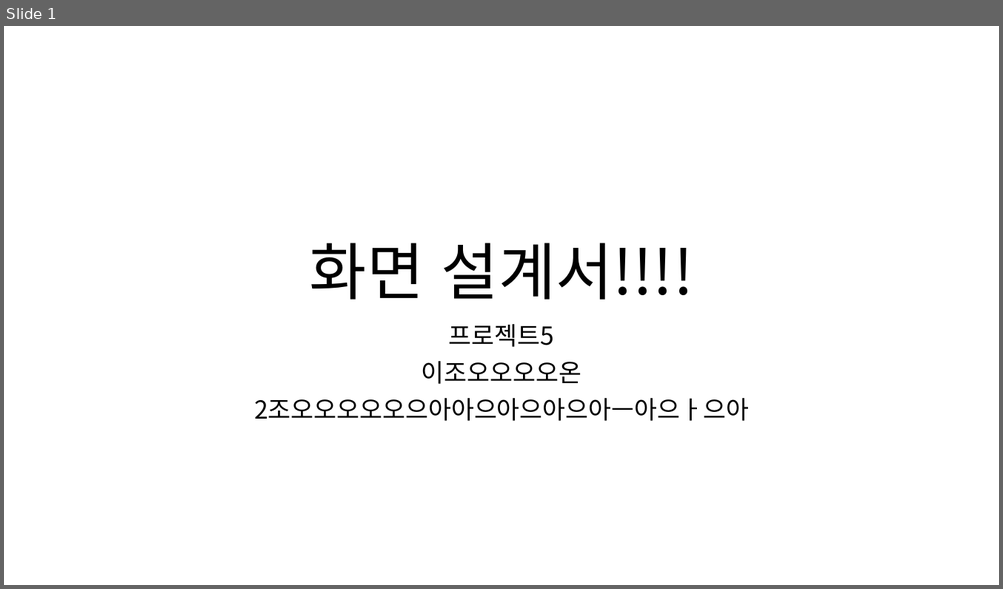
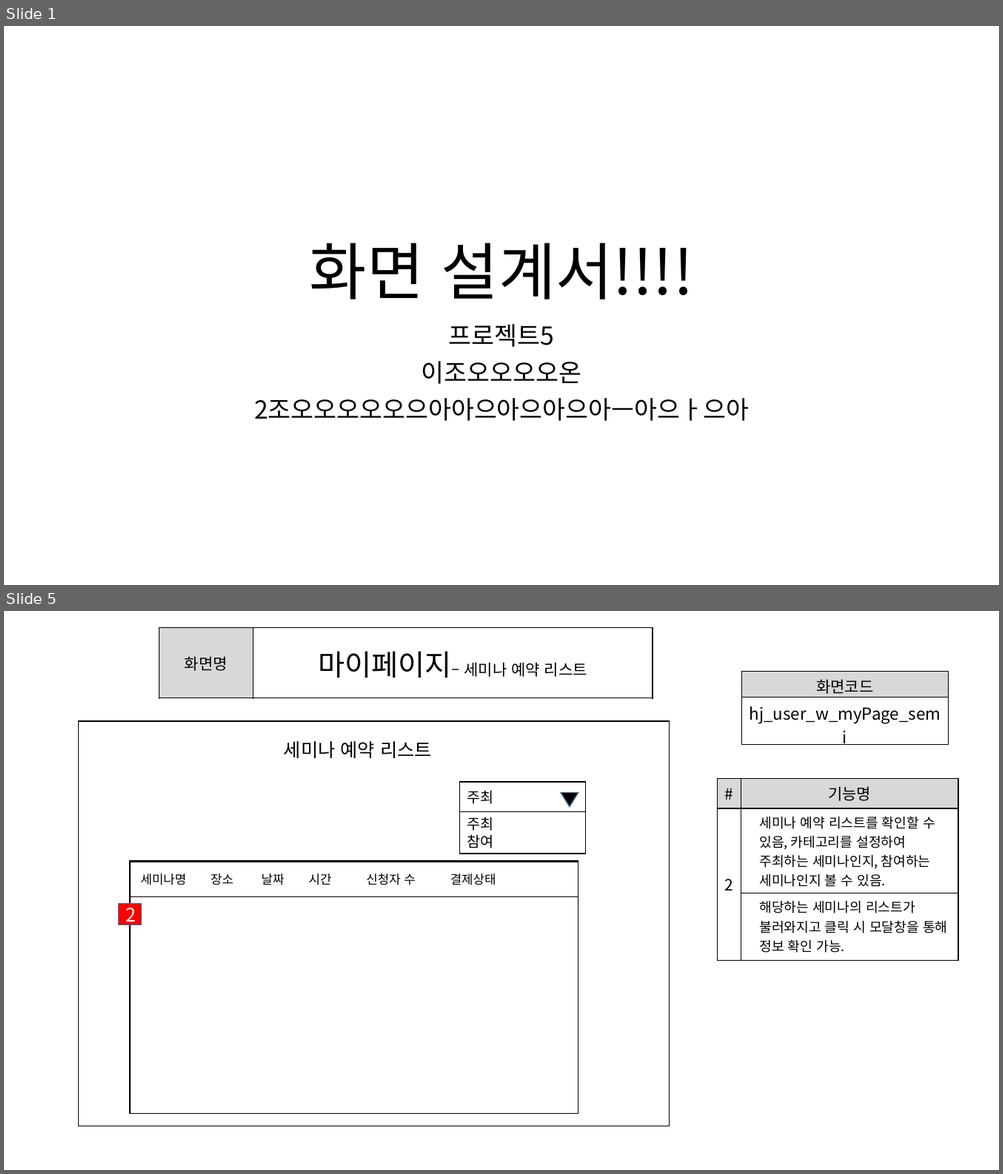
Before and after one commit to ezenteam2/e-Zone, a slide deck: 0 발표용 파워포인트/0403 1차발표/0403 project05 - 파워포인트 - 형준.pptx. Shown one above the other, each under a label of ours: slide 1 before the commit, slides 1 and 5 after it; the slides between them are not shown. The pictures are 1003x589 and 1003x1174 pixels, drawn with LibreOffice and Linux fonts; fonts in the diff are those of the drawing. Boxes give left, top, right and bottom in pixels: in the first picture for what was removed or moved away, otherwise in the second. Text is boxed around its words. In the diff, an @@ line names an element or a change of style, - is before the commit and + after.

```diff
--- a/0 발표용 파워포인트/0403 1차발표/0403 project05 - 파워포인트 - 형준.pptx
+++ b/0 발표용 파워포인트/0403 1차발표/0403 project05 - 파워포인트 - 형준.pptx
@@ slide 5 added at (4,611,999,1170), background #FFFFFF @@
@@ table added at (159,627,652,698), 1 rows, 2 columns @@
+화면명 | 마이페이지– 세미나 예약 리스트
@@ table added at (741,672,948,726), 2 rows, 1 columns @@
+화면코드
+hj_user_w_myPage_semi
@@ rectangle added at (79,721,669,1127), outline #000000 1 pt @@
@@ text added at (284,741,432,758), 18 pt, text #000000 @@
+세미나 예약 리스트
@@ rectangle added at (460,782,586,812), outline #000000 1 pt, 14 pt, text #000000 @@
+주최
@@ table added at (717,779,959,956), 3 rows, 2 columns @@
+# | 기능명
+2 | 세미나 예약 리스트를 확인할 수 있음, 카테고리를 설정하여 주최하는 세미나인지, 참여하는 세미나인지 볼 수 있음.
+ | 해당하는 세미나의 리스트가 불러와지고 클릭 시 모달창을 통해 정보 확인 가능.
@@ triangle added at (560,793,578,807), fill #000000, outline #43739E 1 pt @@
@@ rectangle added at (460,812,586,854), outline #000000 1 pt, 14 pt, text #000000 @@
+주최
+참여
@@ rectangle added at (130,861,578,1114), outline #000000 1 pt @@
@@ rectangle added at (130,862,578,897), outline #000000 1 pt, 12 pt, text #000000 @@
+세미나명 장소 날짜 시간 신청자 수 결제상태
@@ rectangle added at (118,903,141,925), fill #FF0000, outline #43739E 1 pt, 18 pt, text #FFFFFF @@
+2
```
Also in this commit, not shown: 7 other slides added, 3 other files.
